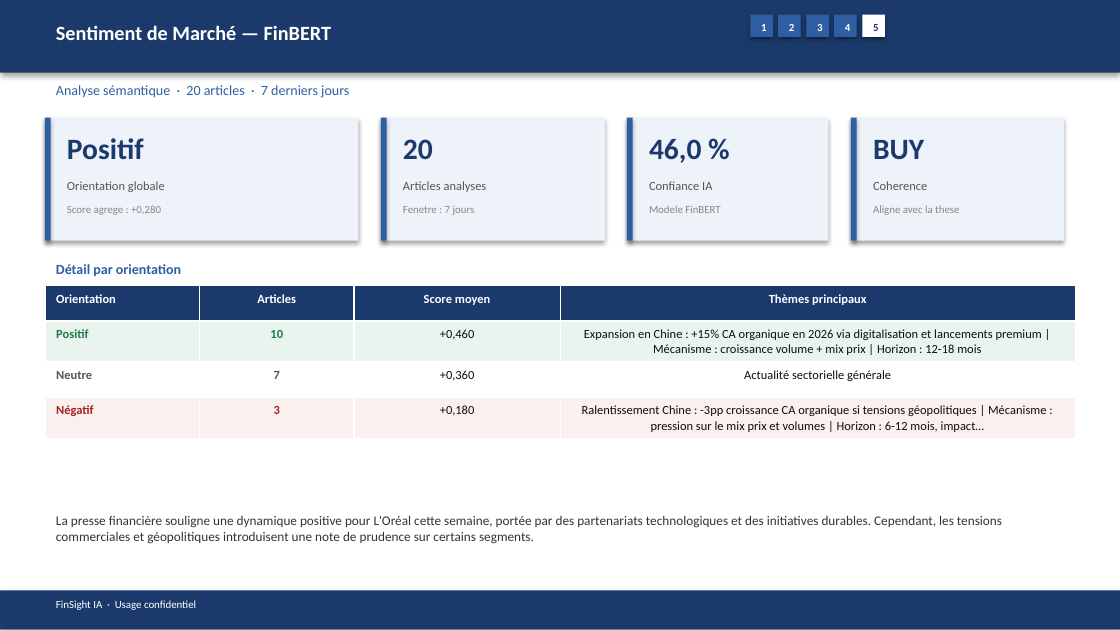
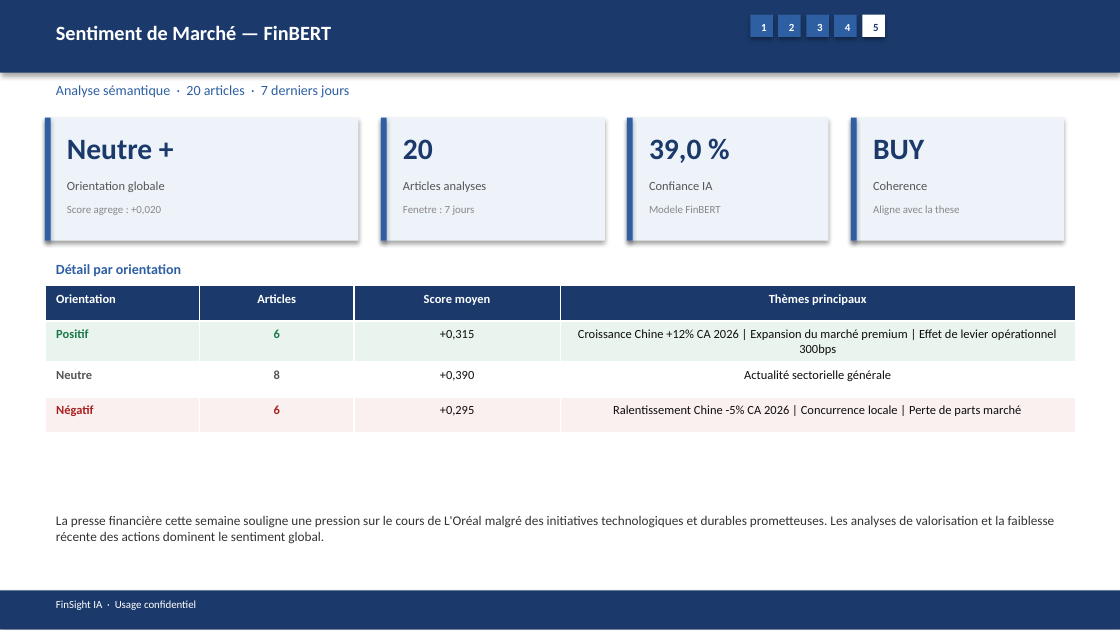
Before and after one commit to baptistejeh07-art/finsight-ia, a slide deck: slide 18 of preview/OR.PA/OR.PA_pitchbook.pptx. Drawn at 1120x630 pixels with LibreOffice and Linux fonts; fonts in the diff are those of the drawing. Boxes give left, top, right and bottom in pixels: in the first picture for what was removed or moved away, otherwise in the second. Text is boxed around its words. In the diff, an @@ line names an element or a change of style, - is before the commit and + after.

```diff
--- a/preview/OR.PA/OR.PA_pitchbook.pptx
+++ b/preview/OR.PA/OR.PA_pitchbook.pptx
@@ text at [67,140,152,160]: text changed @@
-Positif
+Neutre +
@@ text at [649,139,701,163]: text changed @@
-46,0 %
+39,0 %
@@ text at [67,206,161,215]: text changed @@
-Score agrege : +0,280
+Score agrege : +0,020
@@ table at [45,286,1075,427] @@
-row 2: Positif | 10 | +0,460 | Expansion en Chine : +15% CA organique en 2026 via digitalisation et lancements premium | Mécanisme : croissance volume + mix prix | Horizon : 12-18 mois
+row 2: Positif | 6 | +0,315 | Croissance Chine +12% CA 2026 | Expansion du marché premium | Effet de levier opérationnel 300bps
-row 3, column 2: 7
+row 3, column 2: 8
-row 3, column 3: +0,360
+row 3, column 3: +0,390
-row 4: Négatif | 3 | +0,180 | Ralentissement Chine : -3pp croissance CA organique si tensions géopolitiques | Mécanisme : pression sur le mix prix et volumes | Horizon : 6-12 mois, impact…
+row 4: Négatif | 6 | +0,295 | Ralentissement Chine -5% CA 2026 | Concurrence locale | Perte de parts marché
@@ text at [56,516,1055,544]: text changed @@
-La presse financière souligne une dynamique positive pour L'Oréal cette semaine, portée par des partenariats technologiques et des initiatives durables. Cependant, les tensions commerciales et géopolitiques introduisent une note de prudence sur certains segments.
+La presse financière cette semaine souligne une pression sur le cours de L'Oréal malgré des initiatives technologiques et durables prometteuses. Les analyses de valorisation et la faiblesse récente des actions dominent le sentiment global.
```
Also in this commit, not shown: 13 other slides changed, 3 other files.
